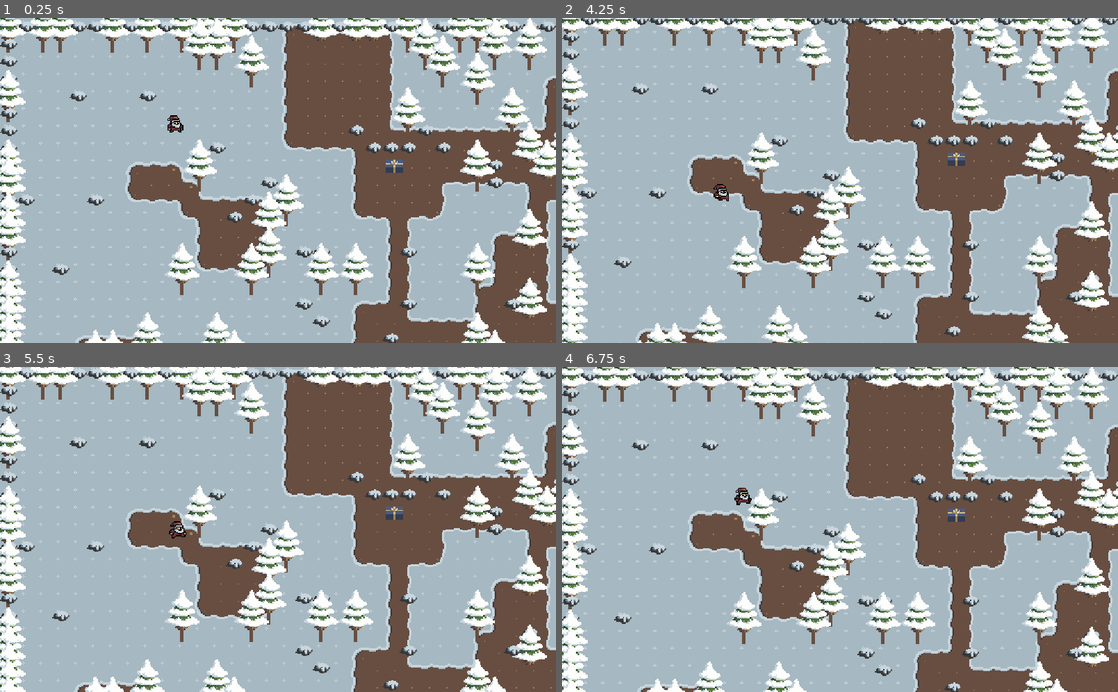
Above: before the commit, frames 1-4 (two rows, left to right).
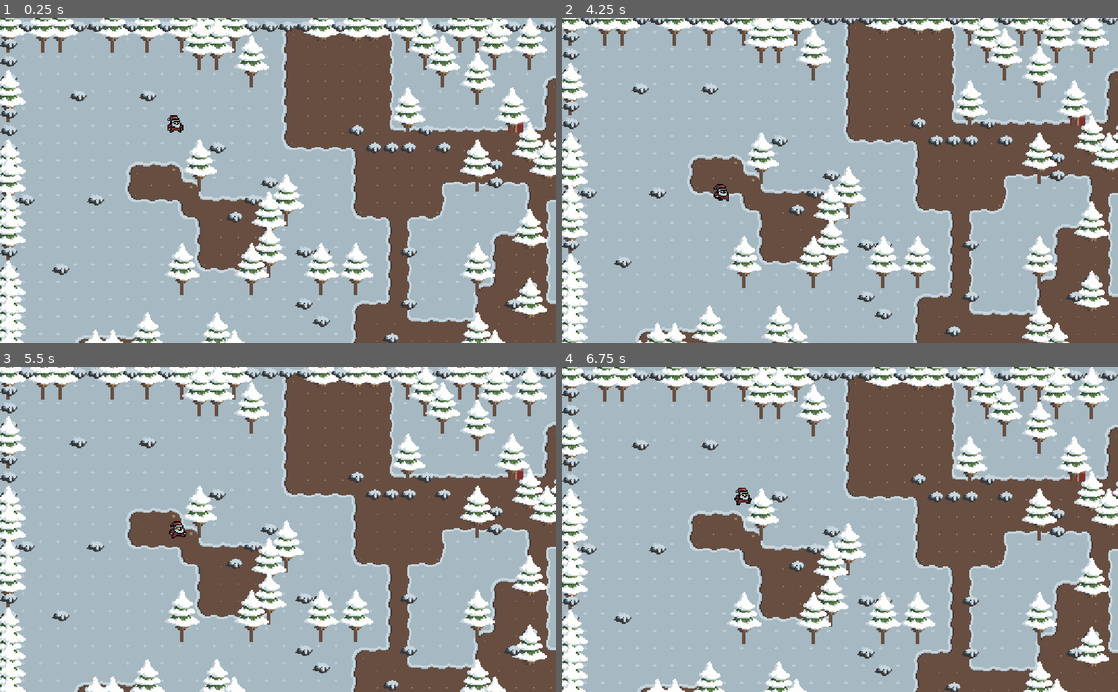
Above: after the commit, the same moments.

Repository: Nexe08/Winter-Game-Jam
Game: Godot game, scene res://Scene/Main.tscn
Same seed, same stepped clock (60 frames per second), same inputs: the game is played once before the commit and once after it.
Inputs:
- Up to frame 1 (0.25 s): no input
- Up to frame 2 (4.25 s): tap Enter at 0.5 s; hold A (a) 0.53-1.28 s; tap D (d) at 0.8, 1.35, 3.05 s; tap S (s) at 1.55, 3.8 s; hold S (s) 2.03-2.78 s; tap A (a) at 2.3, 2.85 s; hold D (d) from 3.53 s (still down)
- Up to frame 3 (5.5 s): release D (d) at 4.28 s; tap S (s) at 4.35 s; tap A (a) at 4.55 s; hold W (w) from 5.03 s (still down); tap D (d) at 5.3 s
- Up to frame 4 (6.75 s): release W (w) at 5.78 s; tap A (a) at 5.85 s; tap S (s) at 6.05 s; hold D (d) from 6.53 s (still down)

The runs differ from the first frame. In frame 1, 0.2% of the frame differs, in the area x 69-95%, y 32-48%; in frame 2, 0.2%; in frame 3, 0.2%, in the area x 69-95%, y 31-48%; in frame 4, 0.2%.

Commit message:
Added preloader as autoload scene.

Diff:
--- /dev/null
+++ b/Scene/Autoload/ResourcePreloader.tscn
@@ -0,0 +1,6 @@
+[gd_scene load_steps=2 format=2]
+
+[ext_resource path="res://Scene/Propes/Present.tscn" type="PackedScene" id=2]
+
+[node name="ResourcePreloader" type="ResourcePreloader"]
+resources = [ PoolStringArray( "Present" ), [ ExtResource( 2 ) ] ]
--- a/Scene/Main.tscn
+++ b/Scene/Main.tscn
@@ -6,7 +6,6 @@
 [ext_resource path="res://Assate/Tileset/MudGround.tres" type="TileSet" id=4]
 [ext_resource path="res://Scene/Character/Senta.tscn" type="PackedScene" id=5]
 [ext_resource path="res://Script/Main.gd" type="Script" id=6]
-[ext_resource path="res://Scene/Propes/Present.tscn" type="PackedScene" id=7]
 
 [sub_resource type="ConvexPolygonShape2D" id=2]
 points = PoolVector2Array( 16, 9.96388, 0, 10.4125, 0, 0, 16, 0 )
@@ -89,23 +88,3 @@
 movement_speed = 80.0
 
 [node name="Gifts" type="Node2D" parent="YSort"]
-
-[node name="Present" parent="YSort/Gifts" instance=ExtResource( 7 )]
-
-[node name="Present2" parent="YSort/Gifts" instance=ExtResource( 7 )]
-
-[node name="Present3" parent="YSort/Gifts" instance=ExtResource( 7 )]
-
-[node name="Present4" parent="YSort/Gifts" instance=ExtResource( 7 )]
-
-[node name="Present5" parent="YSort/Gifts" instance=ExtResource( 7 )]
-
-[node name="Present6" parent="YSort/Gifts" instance=ExtResource( 7 )]
-
-[node name="Present7" parent="YSort/Gifts" instance=ExtResource( 7 )]
-
-[node name="Present8" parent="YSort/Gifts" instance=ExtResource( 7 )]
-
-[node name="Present9" parent="YSort/Gifts" instance=ExtResource( 7 )]
-
-[node name="Present10" parent="YSort/Gifts" instance=ExtResource( 7 )]
--- /dev/null
+++ b/Script/Autoload/Global.gd
@@ -0,0 +1,2 @@
+extends Node2D
+# Global
--- a/Script/Main.gd
+++ b/Script/Main.gd
@@ -2,6 +2,7 @@
 # Main
 
 export (NodePath) var tile_map
+export (int) var on_screen_gift_count = 10
 
 var tile_size = 16
 var map_size = Vector2(1024, 600) / Vector2(tile_size, tile_size)
@@ -12,6 +13,12 @@
 func _ready() -> void:
     randomize()
     _generate_map()
+    _add_gifts()
+
+func _add_gifts():
+    for i in range(on_screen_gift_count):
+        var instance = Preloader.get_resource("Present").instance()
+        $YSort/Gifts.add_child(instance)
 
 func _generate_map():
     _generte_border_propes()
--- a/Script/PresentDetector.gd
+++ b/Script/PresentDetector.gd
@@ -4,4 +4,7 @@
 
 func _on_PresentDetector_area_entered(area: Area2D) -> void:
     if area.has_method("pick_up"):
-        area.pick_up(get_parent())
+        area.pick_up(self)
+
+func _gift_picked_up(value: int = 1):
+    pass
--- a/Script/Propes/Present.gd
+++ b/Script/Propes/Present.gd
@@ -20,7 +20,7 @@
 
 func pick_up(node):
     # disapear animation
-    # change needed variable
-    # choose random position
+    if node.has_method("_gift_picked_up"):
+        node._gift_picked_up(1)
+    _choose_random_position()
     # apear animation
-    pass
--- a/project.godot
+++ b/project.godot
@@ -13,6 +13,10 @@
 config/name="Winter"
 run/main_scene="res://Scene/Main.tscn"
 config/icon="res://icon.png"
+
+[autoload]
+
+Preloader="*res://Scene/Autoload/ResourcePreloader.tscn"
 
 [display]
 
Not shown: 1 places in Scene/Main.tscn that only renumber resources
